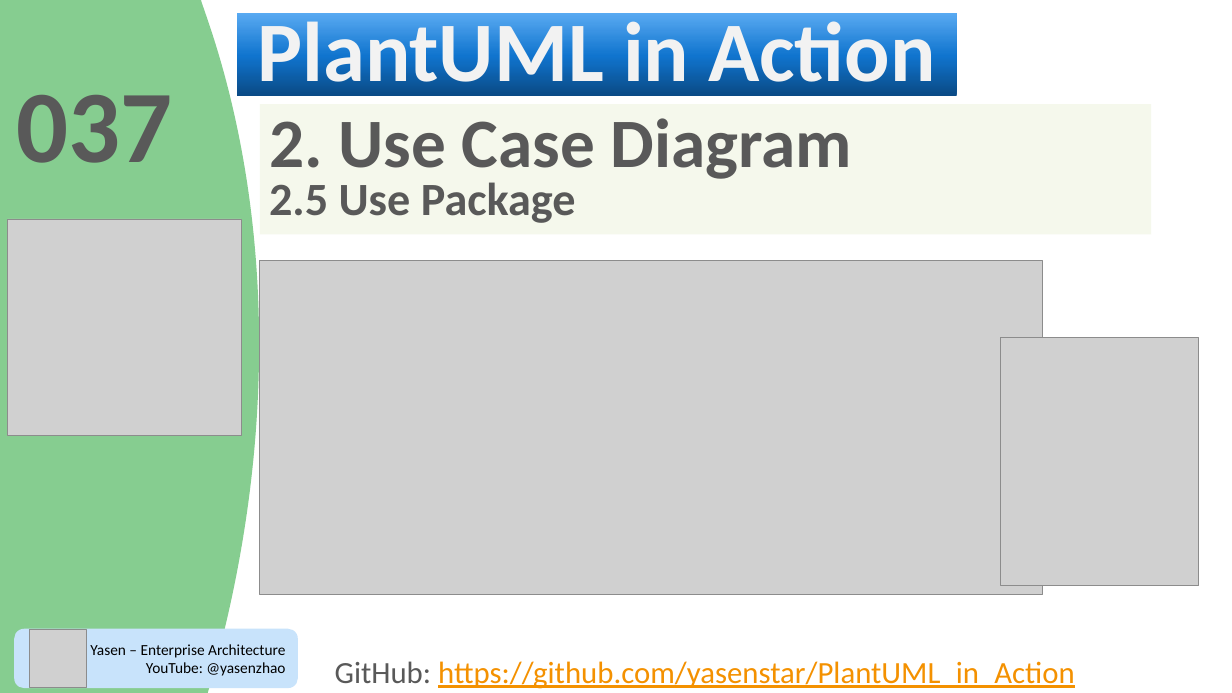
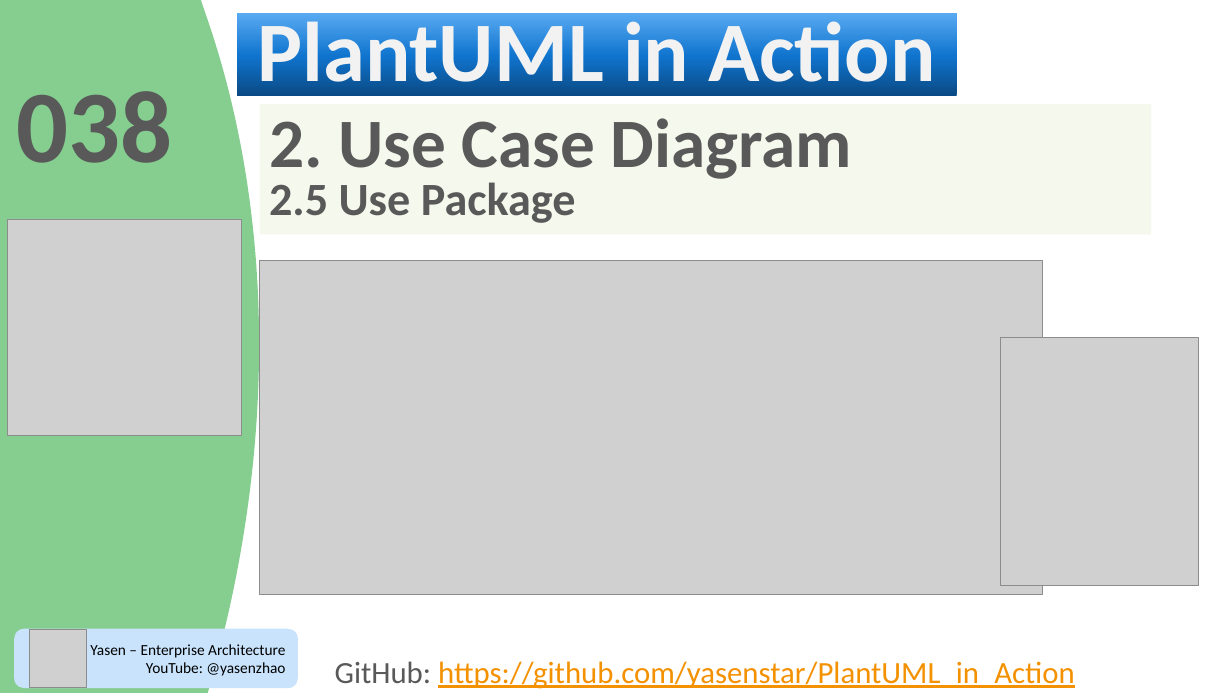
Before and after one commit to yasenstar/PlantUML_in_Action, a slide deck: slide 41 of PlantUML_in_Action.pptx. Drawn at 1232x693 pixels with LibreOffice and Linux fonts; fonts in the diff are those of the drawing; grey boxes stand for pictures; background and template pictures are left out; a plain dark background stands for a picture behind light text. Boxes give left, top, right and bottom in pixels: in the first picture for what was removed or moved away, otherwise in the second. Text is boxed around its words. In the diff, an @@ line names an element or a change of style, - is before the commit and + after.

```diff
--- a/PlantUML_in_Action.pptx
+++ b/PlantUML_in_Action.pptx
@@ text at <box>16,91,172,163</box>: text changed @@
-037
+038
```
Also in this commit, not shown: 1 slide added.
